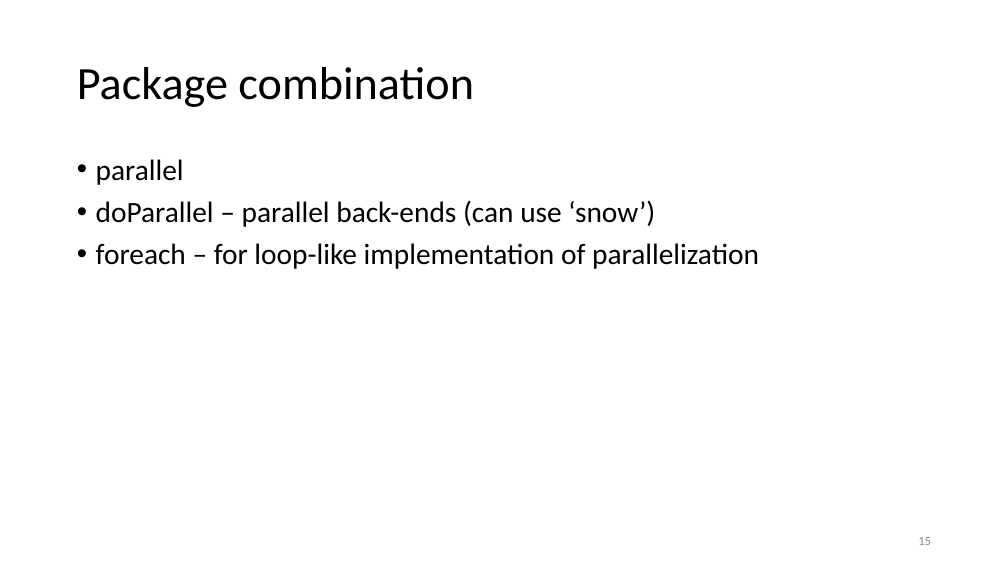
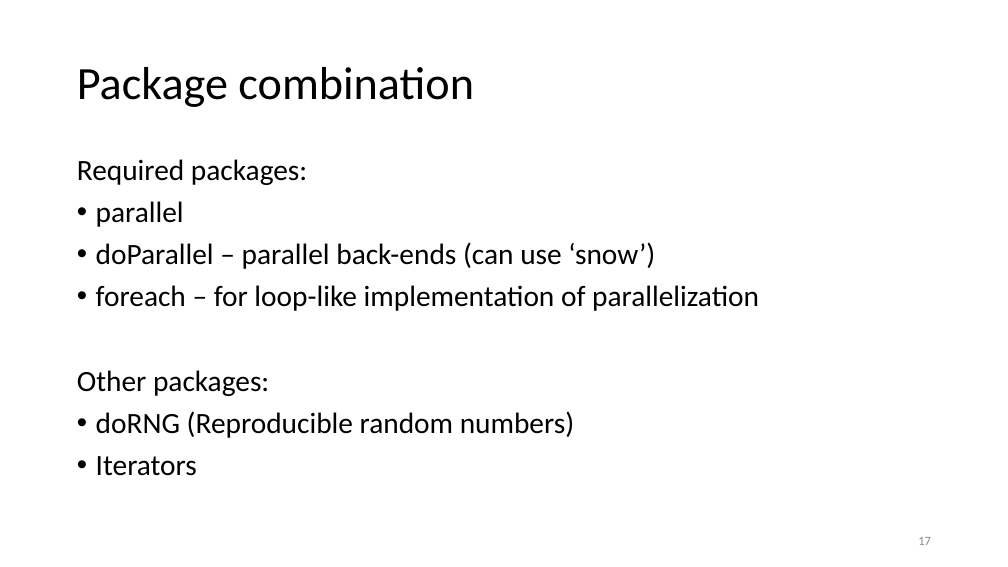
Before and after one commit to DavisLaboratory/Milton-presentation, a slide deck: slide 17 of HPC and git talk.pptx (slide 15 before the commit). Drawn at 1008x567 pixels with LibreOffice and Linux fonts; fonts in the diff are those of the drawing. Boxes give left, top, right and bottom in pixels: in the first picture for what was removed or moved away, otherwise in the second. Text is boxed around its words. In the diff, an @@ line names an element or a change of style, - is before the commit and + after.

```diff
--- a/HPC and git talk.pptx
+++ b/HPC and git talk.pptx
@@ text at box(77, 159, 307, 185): paragraph added @@
+Required packages:
@@ text at box(77, 370, 574, 476): paragraphs added @@
+Other packages:
+• doRNG (Reproducible random numbers)
+• Iterators
@@ page number at box(918, 537, 931, 545): text changed @@
-15
+17
```
Also in this commit, not shown: 3 other slides changed, 3 slides added.
